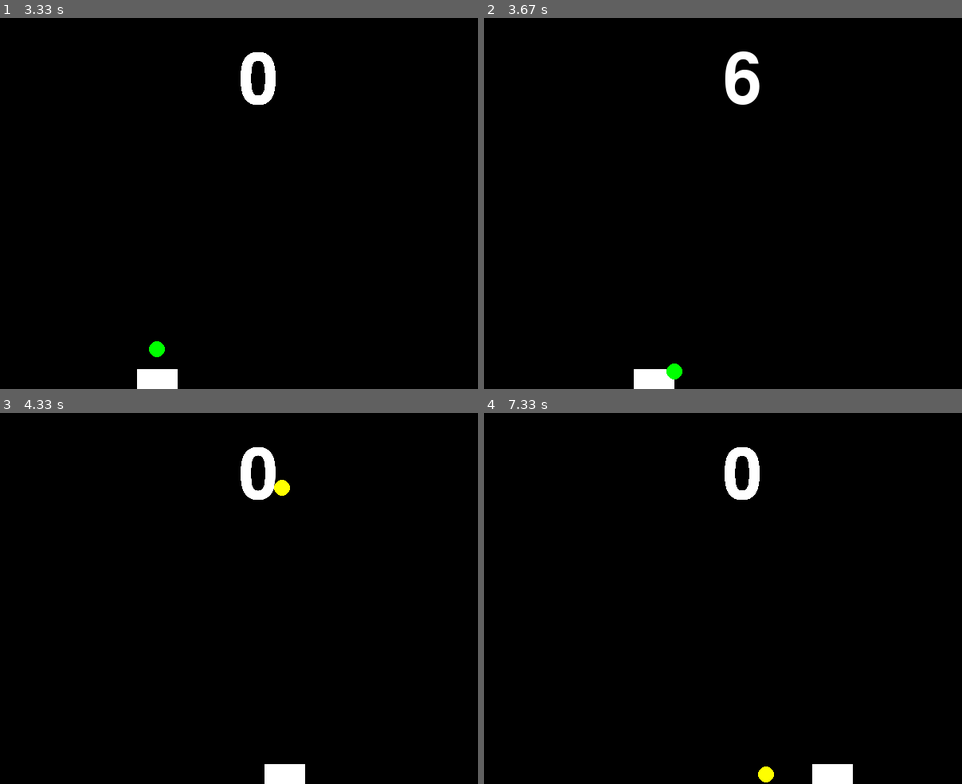
Above: before the commit, frames 1-4 (two rows, left to right).
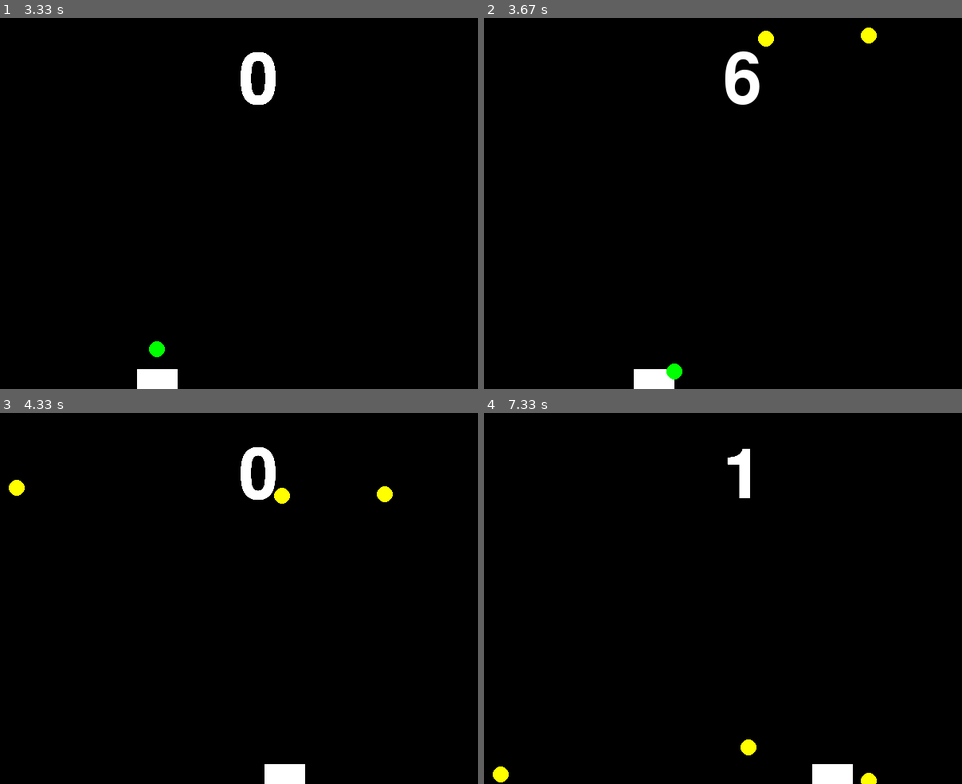
Above: after the commit, the same moments.

Repository: David-Sheehy/pygame_juggling
Game: pygame game, started from juggling/juggling.py
The game is run twice, just before and just after one commit, with the same random seed, the same clock (stepped at 60 frames per second) and the same inputs.
Inputs:
- Up to frame 1 (3.33 s): hold Right 0.33-0.97 s; hold Left 1-1.47 s; hold Right 1.5-1.97 s; hold Left 2.5-3.03 s; hold Left from 3.07 s (still down)
- Up to frame 2 (3.67 s): release Left at 3.47 s; hold Right from 3.5 s (still down)
- Up to frame 3 (4.33 s): release Right at 4.13 s; hold Left from 4.17 s (still down)
- Up to frame 4 (7.33 s): release Left at 4.63 s; hold Right 4.67-5.13 s; hold Right 5.17-5.63 s; hold Left 5.67-6.2 s; hold Left 6.23-6.63 s; hold Right 6.67-7.3 s

Frame 1 is identical in both runs. In frame 2, 0.2% of the frame differs, in the area x 57-83%, y 2-8%; in frame 3, 0.4%; in frame 4, 1.1%, in the area x 1-83%, y 9-100%.

Commit message:
Reworked how balls are taken in and out of play

Diff:
--- a/juggling/juggling.py
+++ b/juggling/juggling.py
@@ -114,6 +114,8 @@
                                    ( -config.BALL_RADIUS * (i + 1),
                                     -config.BALL_RADIUS)
                                   )
+                    balls_in_play.remove(b)
+                    balls_out_play.append(b)
                 else:
                     # move the only ball back into play.
                     b.erase(w)
@@ -132,12 +134,15 @@
             b.update(w)
 
         # check if we should add balls, or put one back into play.
-        if( counter.count >= (2<<(len(balls_in_play) + 1))):
+        if( counter.count >= (2<<(len(balls_in_play)-1))):
             if len(balls_out_play) <= 0:
                 spawn_ball()
             else:
                 # move a ball back into play
-                balls_in_play.append(balls_out_play.pop())
+                b = balls_out_play.pop()
+                balls_in_play.append(b)
+                b.set_position(config.BALL_START)
+                b.start()
                 pass
 
 
